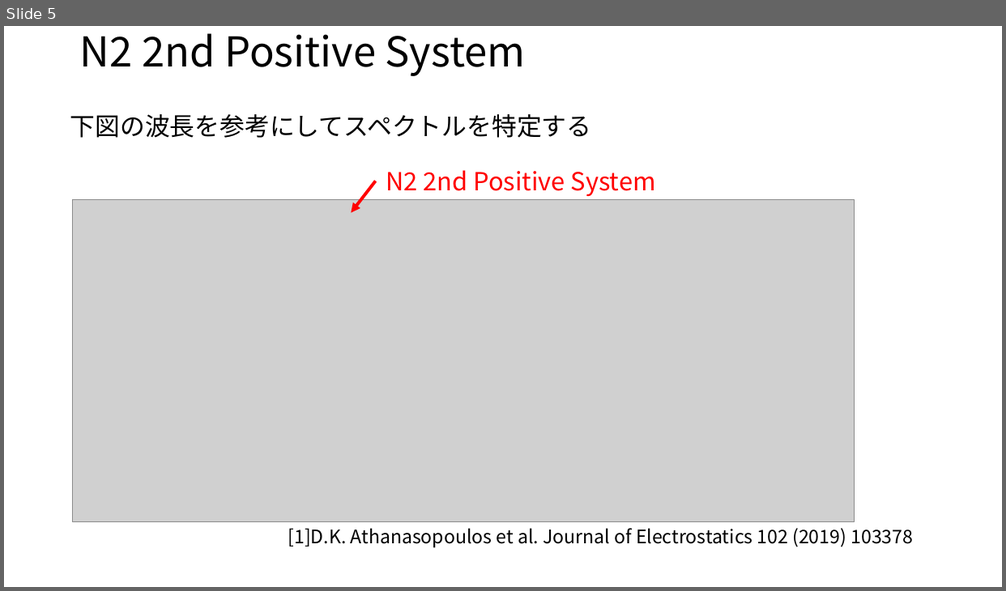
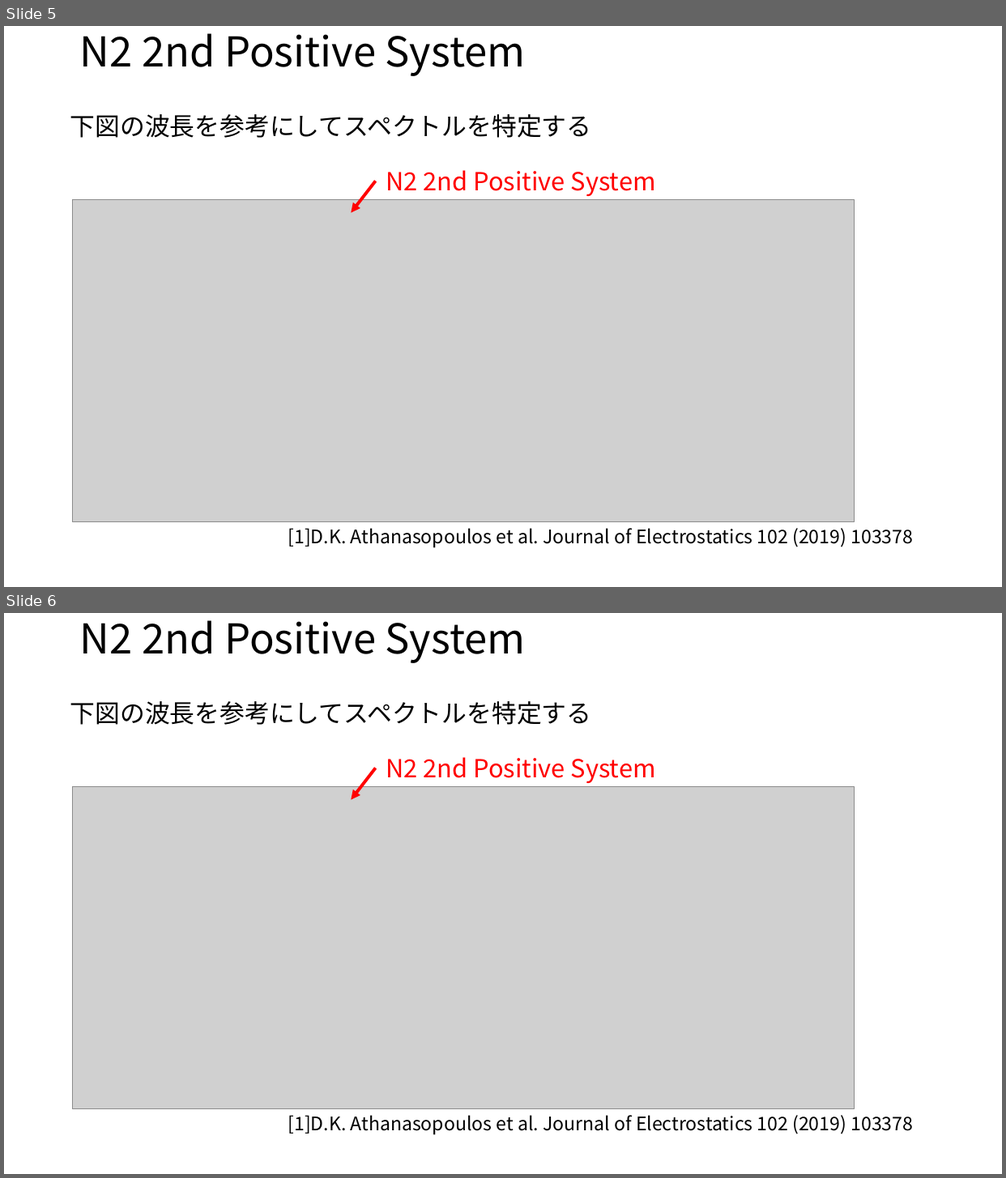
Before and after one commit to bridgebook112/test, a slide deck: Specair マニュアル.pptx. Shown one above the other, each under a label of ours: slide 5 before the commit, slides 5 and 6 after it. The pictures are 1006x591 and 1006x1178 pixels, drawn with LibreOffice and Linux fonts; fonts in the diff are those of the drawing; grey boxes stand for pictures. Boxes give left, top, right and bottom in pixels: in the first picture for what was removed or moved away, otherwise in the second. Text is boxed around its words. In the diff, an @@ line names an element or a change of style, - is before the commit and + after.

Commit message:
パワポ編集

```diff
--- a/Specair マニュアル.pptx
+++ b/Specair マニュアル.pptx
@@ slide 6 added at <box>4,613,1002,1174</box>, background #FFFFFF @@
@@ title added at <box>80,620,526,663</box>, 39.6 pt, text #000000 @@
+N2 2nd Positive System
@@ text added at <box>70,701,592,725</box>, 24 pt, text #000000 @@
+下図の波長を参考にしてスペクトルを特定する
@@ text added at <box>386,757,656,783</box>, 24 pt, text #FF0000 @@
+N2 2nd Positive System
@@ arrow added from (375, 768) to (351, 800), #FF0000 3 pt @@
@@ picture added at <box>73,786,854,1109</box> @@
@@ text added at <box>288,1115,913,1135</box>, 18 pt, text #000000 @@
+[1]D.K. Athanasopoulos et al. Journal of Electrostatics 102 (2019) 103378
```
